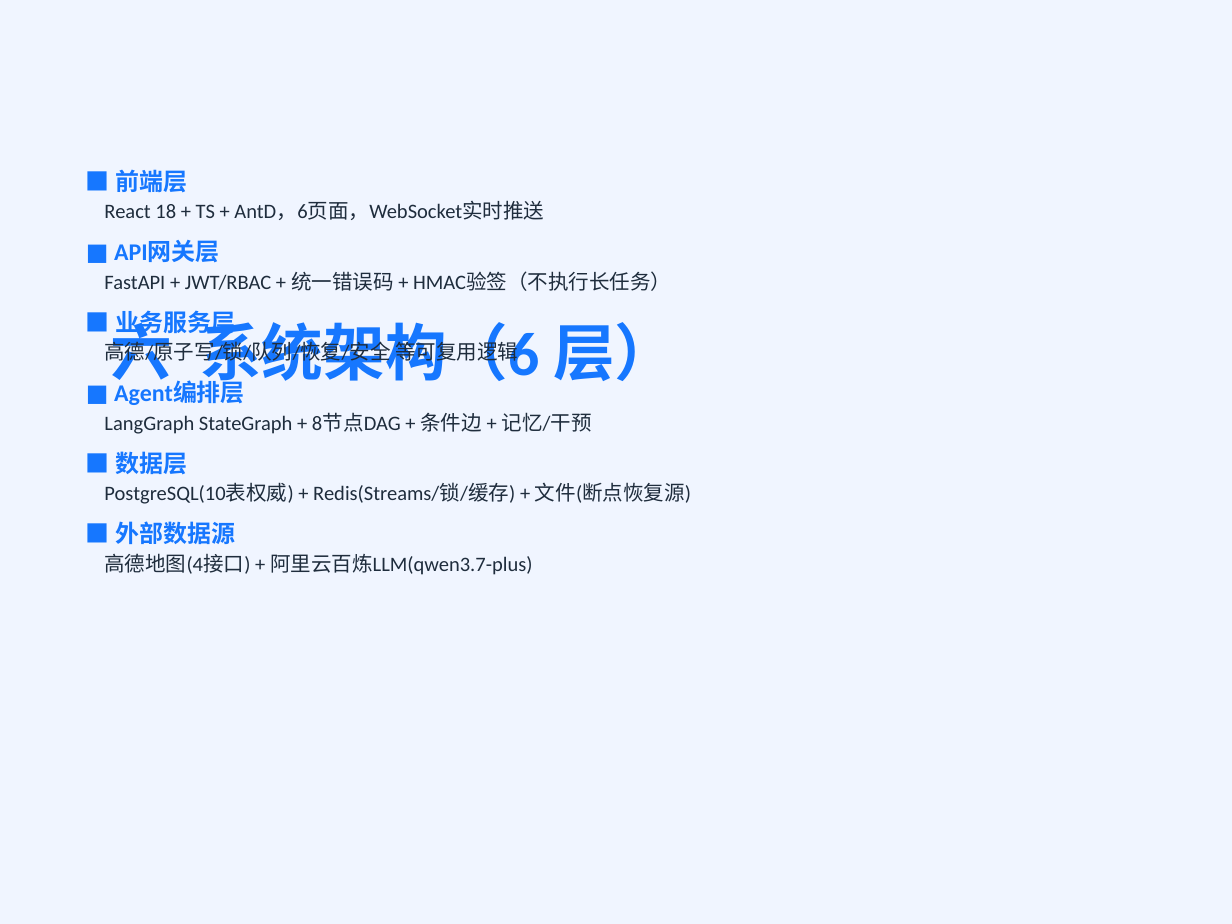
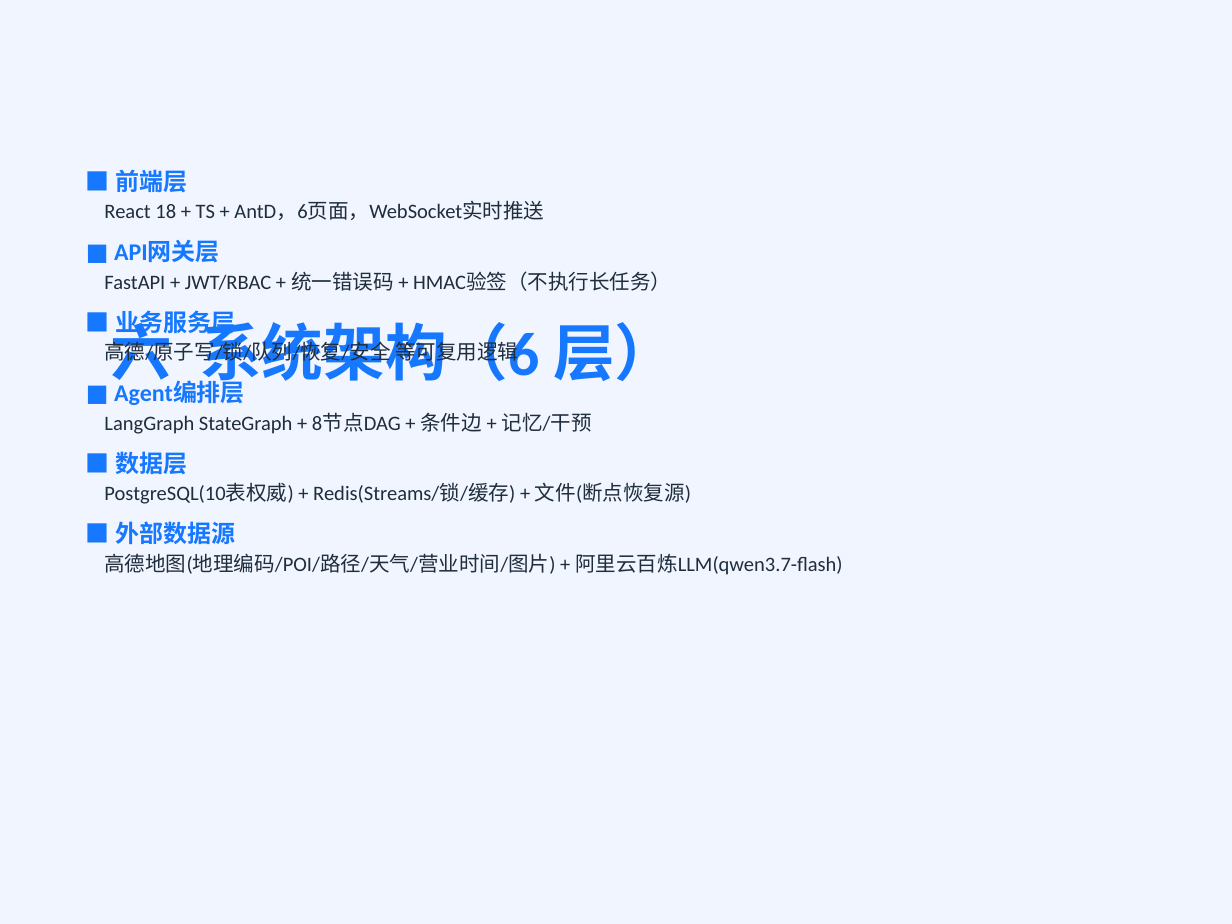
Before and after one commit to 1111776/wenlv, a slide deck: slide 8 of docs/项目讲解.pptx. Drawn at 1232x924 pixels with LibreOffice and Linux fonts; fonts in the diff are those of the drawing. Boxes give left, top, right and bottom in pixels: in the first picture for what was removed or moved away, otherwise in the second. Text is boxed around its words. In the diff, an @@ line names an element or a change of style, - is before the commit and + after.

```diff
--- a/docs/项目讲解.pptx
+++ b/docs/项目讲解.pptx
@@ text at box(104, 553, 843, 575): text changed @@
-高德地图(4接口) + 阿里云百炼LLM(qwen3.7-plus)
+高德地图(地理编码/POI/路径/天气/营业时间/图片) + 阿里云百炼LLM(qwen3.7-flash)
```
Also in this commit, not shown: 3 other slides changed, 13 other files.
